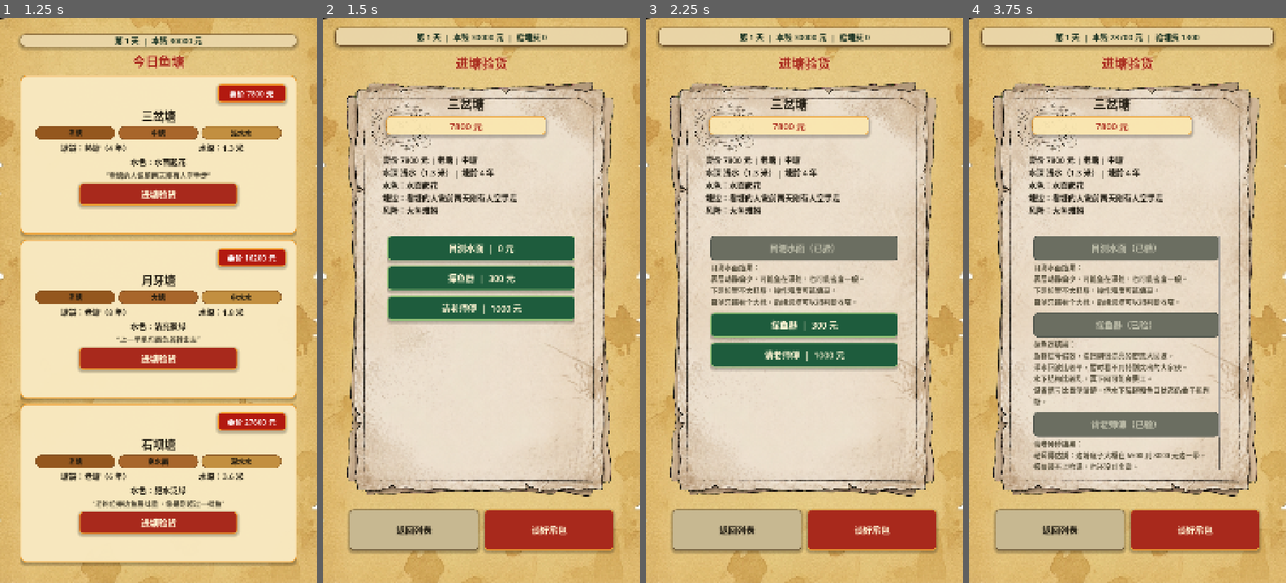
Above: before the commit, frames 1-4 (left to right).
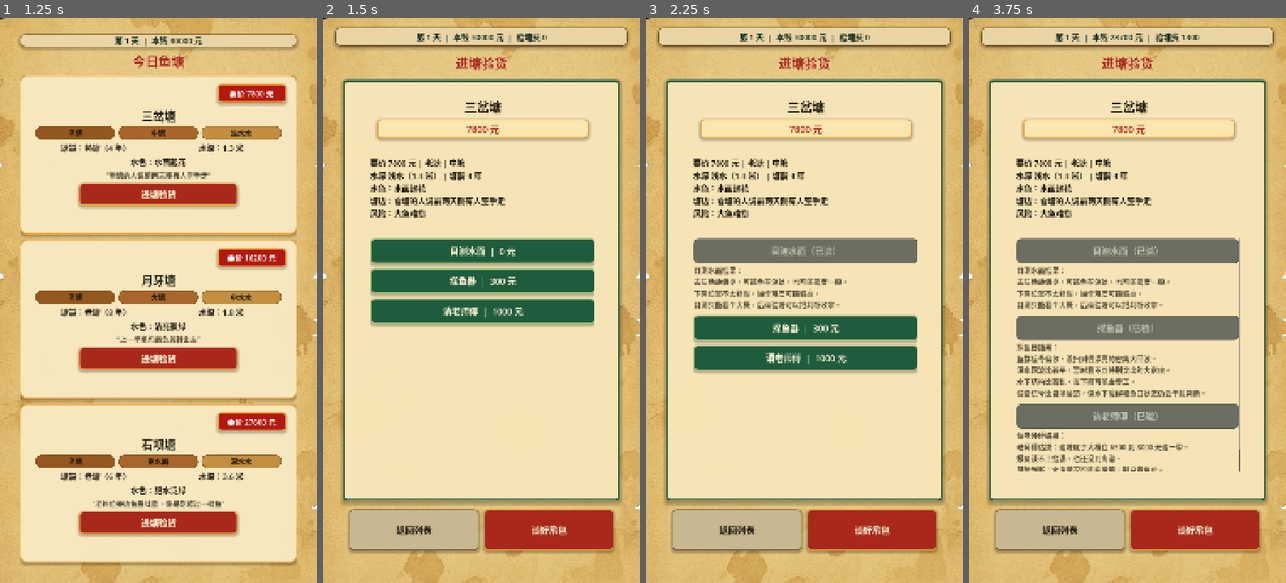
Above: after the commit, the same moments.

Repository: shawnlee6701/fishpond
Game: Godot game, scene res://scenes/Main.tscn
Same seed, same stepped clock (60 frames per second), same inputs: the game is played once before the commit and once after it.
Inputs:
- Up to frame 1 (1.25 s): click "开始包塘" at 0.5 s
- Up to frame 2 (1.5 s): click "进塘验货" at 1.25 s
- Up to frame 3 (2.25 s): click "目测水面 | 0 元" at 2 s
- Up to frame 4 (3.75 s): click "探鱼器 | 300 元" at 2.75 s; click "请老师傅 | 1000 元" at 3.5 s

Frame 1 is identical in both runs. In frame 2, 30% of the frame differs, in the area x 5-95%, y 10-87%; in frame 3, 31%; in frame 4, 36%.

Commit message:
Replace paper dossiers with native frames

Diff:
--- a/scenes/AfterContractChoice.tscn
+++ b/scenes/AfterContractChoice.tscn
@@ -1,12 +1,7 @@
-[gd_scene load_steps=5 format=3]
+[gd_scene load_steps=3 format=3]
 
 [ext_resource type="Script" path="res://scripts/after_contract_choice.gd" id="1_after_contract_choice"]
-[ext_resource type="Texture2D" path="res://Design/Pond Check/screen_clean.png" id="2_pond_check"]
 [ext_resource type="Texture2D" path="res://assets/ui/parchment_background.png" id="3_background"]
-
-[sub_resource type="AtlasTexture" id="AtlasTexture_pond_check"]
-atlas = ExtResource("2_pond_check")
-region = Rect2(225, 55, 790, 1135)
 
 [node name="AfterContractChoice" type="Control"]
 custom_minimum_size = Vector2(1080, 1920)
@@ -68,19 +63,12 @@
 grow_horizontal = 2
 grow_vertical = 2
 
-[node name="Paper" type="TextureRect" parent="Panel"]
-layout_mode = 2
-mouse_filter = 2
-texture = SubResource("AtlasTexture_pond_check")
-expand_mode = 1
-stretch_mode = 0
-
 [node name="Margin" type="MarginContainer" parent="Panel"]
 layout_mode = 2
-theme_override_constants/margin_left = 108
-theme_override_constants/margin_top = 96
-theme_override_constants/margin_right = 108
-theme_override_constants/margin_bottom = 84
+theme_override_constants/margin_left = 54
+theme_override_constants/margin_top = 52
+theme_override_constants/margin_right = 54
+theme_override_constants/margin_bottom = 52
 
 [node name="Content" type="VBoxContainer" parent="Panel/Margin"]
 layout_mode = 2
--- a/scenes/PondDetail.tscn
+++ b/scenes/PondDetail.tscn
@@ -1,12 +1,7 @@
-[gd_scene load_steps=4 format=3]
+[gd_scene load_steps=3 format=3]
 
 [ext_resource type="Script" path="res://scripts/pond_detail.gd" id="1_pond_detail"]
 [ext_resource type="Texture2D" path="res://assets/ui/parchment_background.png" id="2_background"]
-[ext_resource type="Texture2D" path="res://Design/Pond Check/screen_clean.png" id="3_pond_check"]
-
-[sub_resource type="AtlasTexture" id="AtlasTexture_pond_check"]
-atlas = ExtResource("3_pond_check")
-region = Rect2(225, 55, 790, 1135)
 
 [node name="PondDetail" type="Control"]
 custom_minimum_size = Vector2(1080, 1920)
@@ -69,22 +64,15 @@
 offset_bottom = 1640.0
 grow_horizontal = 2
 
-[node name="Paper" type="TextureRect" parent="Panel"]
-layout_mode = 2
-mouse_filter = 2
-texture = SubResource("AtlasTexture_pond_check")
-expand_mode = 1
-stretch_mode = 0
-
 [node name="Content" type="Control" parent="Panel"]
 layout_mode = 2
 mouse_filter = 1
 
 [node name="TitleLabel" type="Label" parent="Panel/Content"]
 layout_mode = 0
-offset_left = 145.0
+offset_left = 90.0
 offset_top = 46.0
-offset_right = 690.0
+offset_right = 850.0
 offset_bottom = 116.0
 theme_override_font_sizes/font_size = 48
 text = "鱼塘详情"
@@ -93,9 +81,9 @@
 
 [node name="QuoteLabel" type="Label" parent="Panel/Content"]
 layout_mode = 0
-offset_left = 145.0
+offset_left = 110.0
 offset_top = 124.0
-offset_right = 690.0
+offset_right = 830.0
 offset_bottom = 188.0
 theme_override_font_sizes/font_size = 24
 text = "¥ 00000"
@@ -104,9 +92,9 @@
 
 [node name="InfoLabel" type="Label" parent="Panel/Content"]
 layout_mode = 0
-offset_left = 133.0
+offset_left = 86.0
 offset_top = 202.0
-offset_right = 807.0
+offset_right = 854.0
 offset_bottom = 515.0
 theme_override_font_sizes/font_size = 27
 text = "塘口信息"
@@ -115,9 +103,9 @@
 
 [node name="InspectionScroll" type="ScrollContainer" parent="Panel/Content"]
 layout_mode = 0
-offset_left = 150.0
+offset_left = 88.0
 offset_top = 530.0
-offset_right = 790.0
+offset_right = 852.0
 offset_bottom = 1325.0
 horizontal_scroll_mode = 0
 follow_focus = true
--- a/scenes/Settlement.tscn
+++ b/scenes/Settlement.tscn
@@ -1,16 +1,11 @@
-[gd_scene load_steps=9 format=3]
+[gd_scene load_steps=7 format=3]
 
 [ext_resource type="Script" path="res://scripts/settlement.gd" id="1_settlement"]
 [ext_resource type="Texture2D" path="res://assets/ui/parchment_background.png" id="2_background"]
-[ext_resource type="Texture2D" path="res://Design/Pond Check/screen_clean.png" id="3_paper"]
 [ext_resource type="Texture2D" path="res://Design/Catch Fish King/screen_clean.png" id="4_fish_king"]
 [ext_resource type="Texture2D" path="res://Design/Win More/screen_clean.png" id="5_win_more"]
 [ext_resource type="Texture2D" path="res://Design/Win Less/screen_clean.png" id="6_win_less"]
 [ext_resource type="Texture2D" path="res://Design/Bankrupt/screen_clean.png" id="7_bankrupt"]
-
-[sub_resource type="AtlasTexture" id="AtlasTexture_settlement_paper"]
-atlas = ExtResource("3_paper")
-region = Rect2(225, 55, 790, 1135)
 
 [node name="Settlement" type="Control"]
 custom_minimum_size = Vector2(1080, 1920)
@@ -72,18 +67,11 @@
 grow_horizontal = 2
 grow_vertical = 2
 
-[node name="Paper" type="TextureRect" parent="Panel"]
-layout_mode = 2
-mouse_filter = 2
-texture = SubResource("AtlasTexture_settlement_paper")
-expand_mode = 1
-stretch_mode = 0
-
 [node name="Margin" type="MarginContainer" parent="Panel"]
 layout_mode = 2
-theme_override_constants/margin_left = 108
+theme_override_constants/margin_left = 54
 theme_override_constants/margin_top = 52
-theme_override_constants/margin_right = 108
+theme_override_constants/margin_right = 54
 theme_override_constants/margin_bottom = 52
 
 [node name="Content" type="VBoxContainer" parent="Panel/Margin"]
--- a/scripts/after_contract_choice.gd
+++ b/scripts/after_contract_choice.gd
@@ -65,12 +65,12 @@
 
 func _apply_ui_frame() -> void:
 	UIKit.apply_root(self)
-	panel.add_theme_stylebox_override("panel", StyleBoxEmpty.new())
+	UIKit.style_page_frame(panel)
 	var margin := panel.get_node_or_null("Margin") as MarginContainer
 	if margin != null:
-		margin.add_theme_constant_override("margin_left", 108)
+		margin.add_theme_constant_override("margin_left", 54)
 		margin.add_theme_constant_override("margin_top", 52)
-		margin.add_theme_constant_override("margin_right", 108)
+		margin.add_theme_constant_override("margin_right", 54)
 		margin.add_theme_constant_override("margin_bottom", 52)
 	UIKit.style_page_title(title_label)
 	UIKit.style_label(pond_name_label, "content_title")
--- a/scripts/pond_detail.gd
+++ b/scripts/pond_detail.gd
@@ -51,7 +51,7 @@
 
 func _apply_ui_frame() -> void:
 	UIKit.apply_root(self)
-	panel.add_theme_stylebox_override("panel", StyleBoxEmpty.new())
+	UIKit.style_page_frame(panel)
 	UIKit.style_page_title(page_title_label)
 	UIKit.style_label(title_label, "content_title")
 	UIKit.style_top_status(cash_label)
--- a/scripts/settlement.gd
+++ b/scripts/settlement.gd
@@ -40,7 +40,7 @@
 
 func _apply_ui_frame() -> void:
 	UIKit.apply_root(self)
-	panel.add_theme_stylebox_override("panel", StyleBoxEmpty.new())
+	UIKit.style_page_frame(panel)
 	UIKit.style_page_title(title_label)
 	UIKit.style_top_status(cash_label)
 	UIKit.style_label(detail_label, "body_dark")
--- a/scripts/ui_kit.gd
+++ b/scripts/ui_kit.gd
@@ -104,6 +104,14 @@
 
 static func style_card(card: PanelContainer, accent := GREEN) -> void:
 	card.add_theme_stylebox_override("panel", make_style(CARD, accent, 14, 3, true))
+
+static func style_page_frame(panel: PanelContainer, accent := GREEN) -> void:
+	var style := make_style(Color(0.97, 0.90, 0.72, 0.98), accent, 8, 5, true)
+	style.border_width_top = 10
+	style.shadow_color = Color(0.10, 0.08, 0.04, 0.30)
+	style.shadow_size = 14
+	style.shadow_offset = Vector2(0, 8)
+	panel.add_theme_stylebox_override("panel", style)
 
 static func style_message_panel(panel: PanelContainer) -> void:
 	panel.add_theme_stylebox_override("panel", make_style(Color(0.18, 0.30, 0.22, 1.0), Color(0.43, 0.62, 0.39, 1.0), 12, 2, false))
Not shown, changed: AGENTS.md
